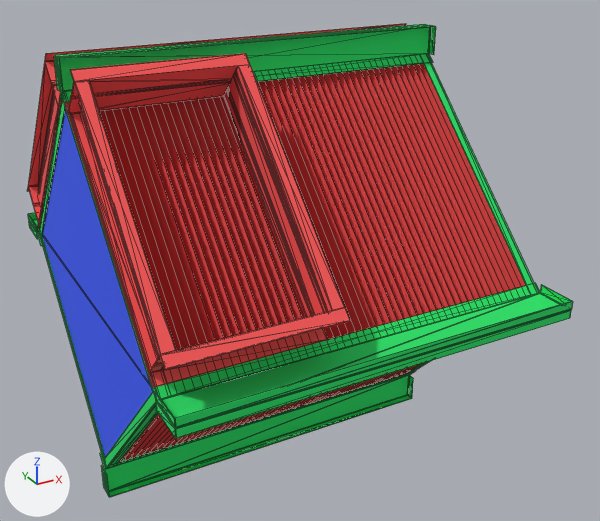
One commit to the FBX model models/fbx/ustanovka/rekuperatorKorp.FBX: the scene before it, then after it.
Rendered twice from a 50 mm camera at (-0.825, -1.662, 1.337) aimed at (0.068, -0.038, 0.525). Arrows for +X, +Y and +Z are at lower left; the lights stay in place. Mesh edges are drawn as thin lines. Where no turn or scale is listed for an object, it has been applied to the vertices.

The scene before the commit, as lines of its bpy script (objects in view):
```python
me_mesh = bpy.data.meshes.new('Mesh')
me_mesh.from_pydata(...)  # 560 vertices, 736 faces; spans x -0.451..0.449, y -0.551..0.551, z 0.0..1.05
# faces by material slot: [108, 624, 4]
me_mesh.materials.append(mat_17___default)  # red #ff5858
me_mesh.materials.append(mat_17___default_001)  # green #22e669
me_mesh.materials.append(mat_material__5690)  # blue #3d5fff
me_mesh_001 = bpy.data.meshes.new('Mesh.001')
me_mesh_001.from_pydata(...)  # 304 vertices, 384 faces; spans x -0.179..0.179, y -0.249..0.249, z -0.249..0.249
me_mesh_001.materials.append(mat_17___default)  # red #ff5858
me_mesh_002 = bpy.data.meshes.new('Mesh.002')
me_mesh_002.from_pydata(...)  # 304 vertices, 384 faces; spans x -0.179..0.179, y -0.249..0.249, z -0.249..0.249
me_mesh_002.materials.append(mat_17___default)  # red #ff5858
ob_rekupkorp001 = bpy.data.objects.new('rekupKorp001', me_mesh)
ob_rekupkorp001.location = (0.0, 0.0, 0.0)
ob_rekupkorp002 = bpy.data.objects.new('rekupKorp002', me_mesh_001)
ob_rekupkorp002.location = (-0.27, -0.268, 0.793)
ob_rekupkorp004 = bpy.data.objects.new('rekupKorp004', me_mesh_002)
ob_rekupkorp004.location = (-0.27, 0.267, 0.793)
```
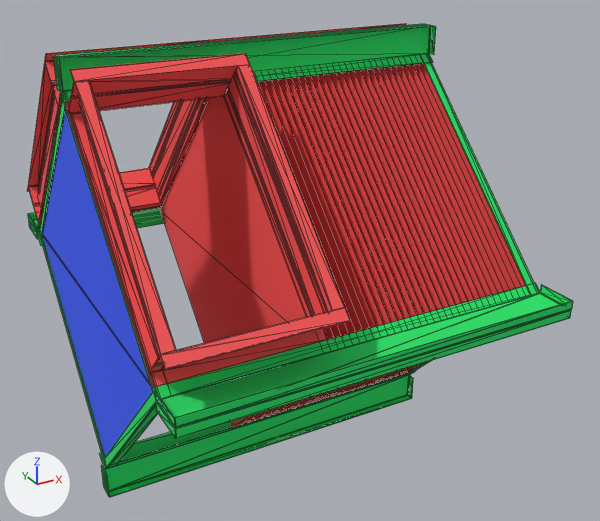
Location of each change, (x1, y1, x2, y2) in pixels of the pictures (600 x 521 px):
'rekupKorp001', reshaped, moved
    both: (28, 24, 573, 497)
part 1 of me_mesh, deleted (red)
    before: (99, 97, 302, 462)

The change in detail:
me_mesh is used by ob_rekupkorp001; location (0.0, 0.0, 0.0).
me_mesh had 560 vertices, 736 faces and spanned x -0.451..0.449, y -0.551..0.551, z 0.0..1.05.
me_mesh now has 484 vertices, 698 faces and spans x -0.451..0.449, y -0.551..0.551, z 0.0..1.05.
me_mesh part 1: 19 loose pieces with 76 vertices, spanning x -0.427..-0.126, y -0.455..0.455, z 0.071..0.981, are deleted.
